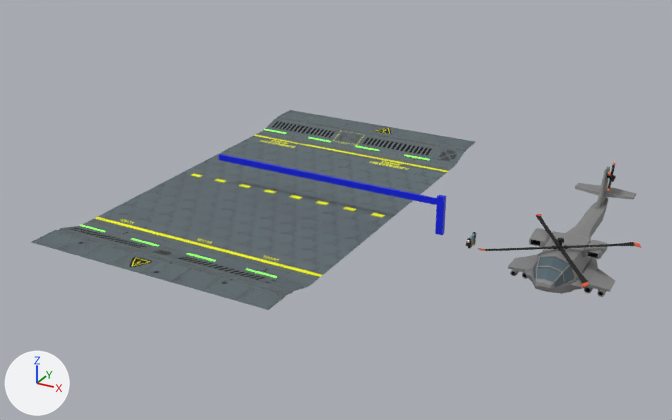
Before and after pictures for a commit that changed the glTF model src/data/models.glb.
Both versions are drawn from a 50 mm camera at (11.7, -29.3, 14.7) aimed at (-4.2, -0.5, 0.3). Lighting does not change. The marker at lower left points along +X, +Y and +Z. Where no turn or scale is listed for an object, it has been applied to the vertices.
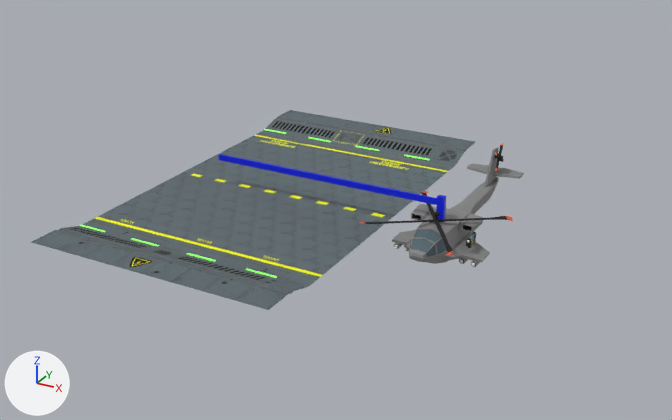
Patch to the scene script:
```diff
--- a/src/data/models.glb.py
+++ b/src/data/models.glb.py
@@ ob_object_4 @@
 ob_object_4 = bpy.data.objects.new('Object_4', me_object_0)
-ob_object_4.location = (4.58, 0.0, 0.0)
+ob_object_4.location = (0.0, 0.0, 0.0)
@@ ob_object_8 @@
 ob_object_8 = bpy.data.objects.new('Object_8', me_object_2)
-ob_object_8.location = (4.58, -0.5, 1.06)
+ob_object_8.location = (0.0, -0.5, 1.06)
@@ ob_object_6 @@
 ob_object_6 = bpy.data.objects.new('Object_6', me_object_1)
-ob_object_6.location = (4.95, 5.48, 1.28)
+ob_object_6.location = (0.37, 5.48, 1.28)
```

What differs and where, as boxes [x1, y1, x2, y2] in the pictures (672 x 420 px):
'Object_4', moved
    before: [508, 167, 637, 297]
    after: [392, 147, 524, 267]
'Object_8', moved
    before: [485, 215, 635, 283]
    after: [365, 192, 507, 252]
'Object_6', moved
    before: [478, 162, 642, 287]
    after: [359, 143, 513, 256]
